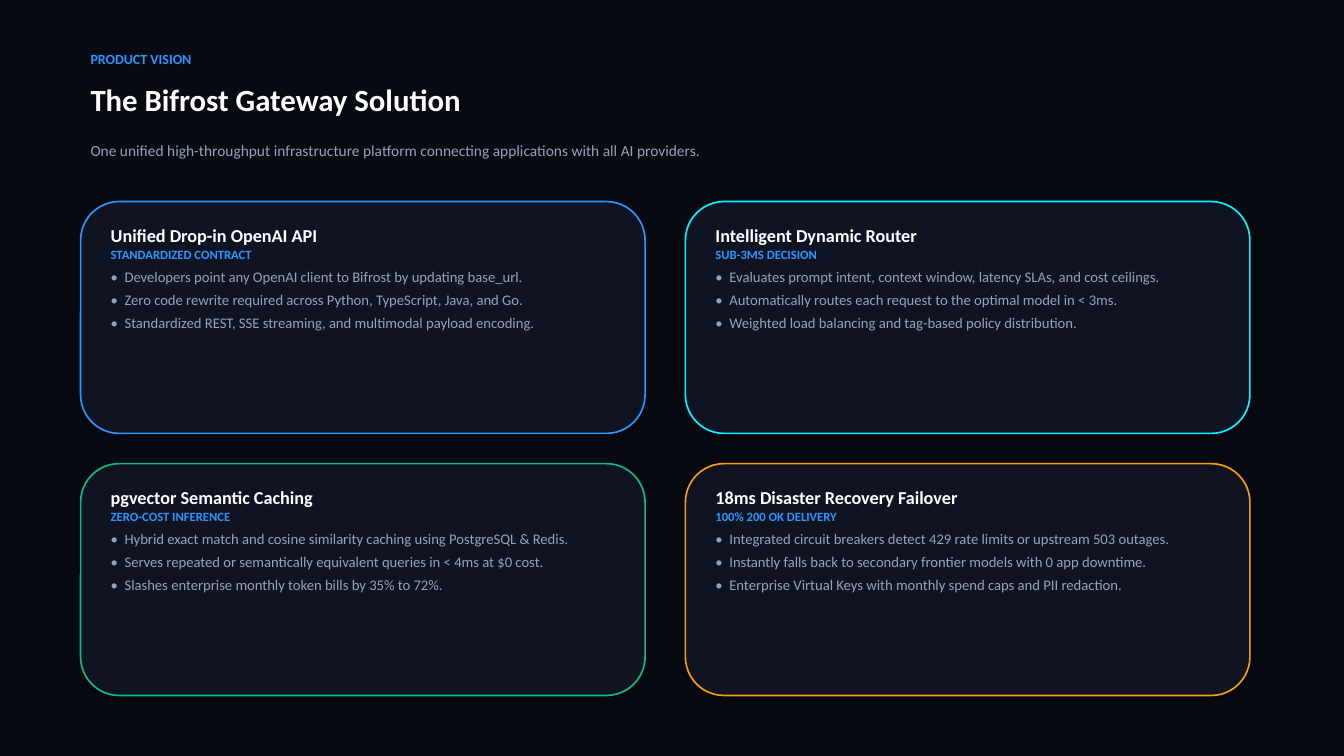
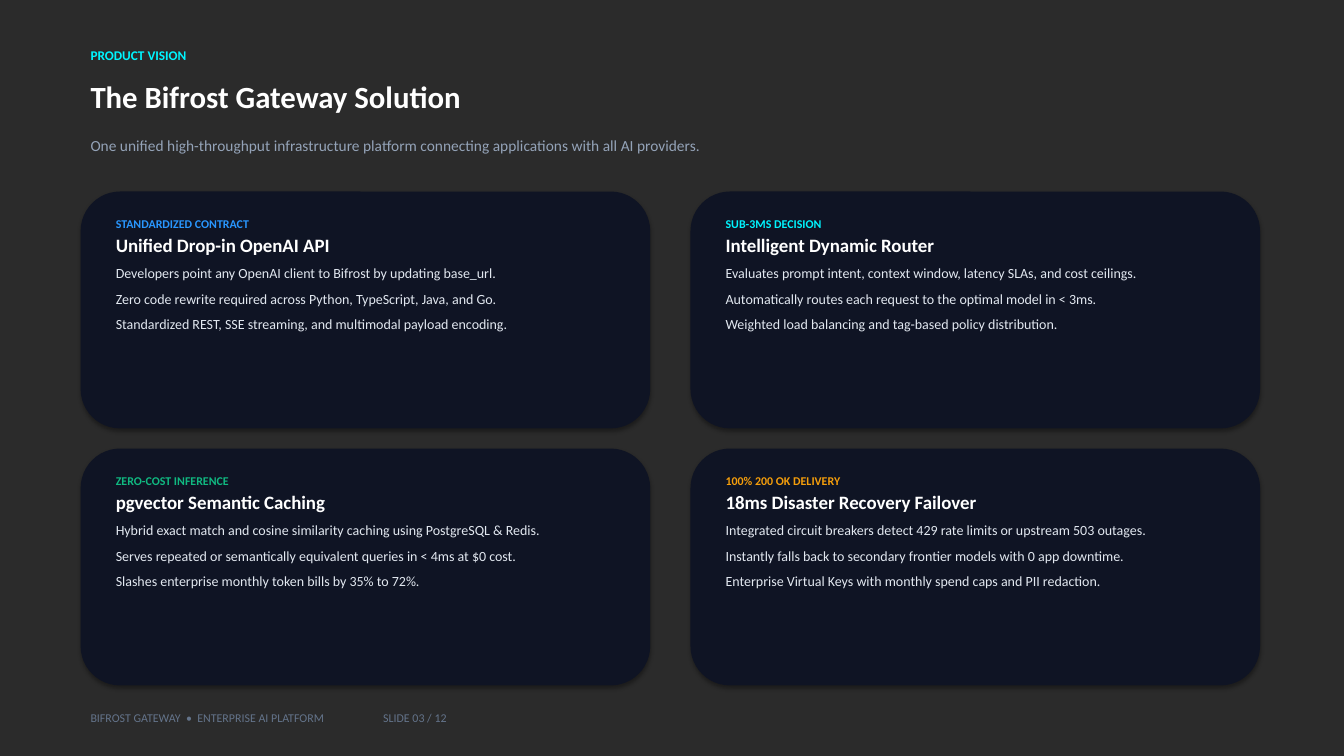
Before and after one commit to Ranjeet7680/BIFROST-GATEWAY, a slide deck: slide 3 of Bifrost_Gateway_Enterprise_Pitch.pptx. Drawn at 1344x756 pixels with LibreOffice and Linux fonts; fonts in the diff are those of the drawing; background and template pictures are left out; a plain dark background stands for a picture behind light text. Boxes give left, top, right and bottom in pixels: in the first picture for what was removed or moved away, otherwise in the second. Text is boxed around its words. In the diff, an @@ line names an element or a change of style, - is before the commit and + after.

Commit message:
feat(presentation): add cinematic keynote background, remove card lines/borders, and polish layout for PPTX and PDF decks

```diff
--- a/Bifrost_Gateway_Enterprise_Pitch.pptx
+++ b/Bifrost_Gateway_Enterprise_Pitch.pptx
@@ background #FFFFFF to picture (left out) @@
@@ rectangle removed at bbox=[0, 0, 1344, 756] @@
@@ text "PRODUCT VISION" at bbox=[91, 51, 187, 60]: size 10 to 9.5 pt, text colour #2997FF to #00F5FF @@
@@ text "One unified high-throughput infrastructure platform ...": place and size @@
-text "One unified high-throughput infrastructure platform ..." at bbox=[91, 145, 700, 159]
+text "One unified high-throughput infrastructure platform ..." at bbox=[91, 140, 700, 154]
@@ rounded rectangle: place and size @@
-rounded rectangle at bbox=[81, 202, 645, 434]
+rounded rectangle at bbox=[81, 192, 650, 429]
@@ rounded rectangle at bbox=[81, 192, 650, 429]: fill #101422 to #0F1424; outline #2997FF 1.2 pt to none @@
@@ rounded rectangle: place and size @@
-rounded rectangle at bbox=[686, 202, 1250, 434]
+rounded rectangle at bbox=[691, 192, 1260, 429]
@@ rounded rectangle at bbox=[691, 192, 1260, 429]: fill #101422 to #0F1424; outline #00F5FF 1.2 pt to none @@
@@ text "STANDARDIZED CONTRACT": place and size @@
-text "STANDARDIZED CONTRACT" at bbox=[111, 229, 534, 331]
+text "STANDARDIZED CONTRACT" at bbox=[116, 220, 507, 332]
@@ text at bbox=[116, 220, 249, 228]: paragraph added @@
+STANDARDIZED CONTRACT
@@ text at bbox=[116, 238, 329, 255]: size 13 to 13.5 pt in "Unified Drop-in OpenAI API"; more space between paragraphs @@
@@ text "SUB-3MS DECISION": place and size @@
-text "SUB-3MS DECISION" at bbox=[715, 229, 1159, 331]
+text "SUB-3MS DECISION" at bbox=[726, 220, 1136, 332]
@@ text at bbox=[726, 220, 821, 228]: paragraph added @@
+SUB-3MS DECISION
@@ text at bbox=[726, 238, 934, 256]: size 13 to 13.5 pt in "Intelligent Dynamic Router"; more space between paragraphs @@
@@ text at bbox=[116, 268, 507, 332]: text changed; size 10.5 to 10 pt; text colour #94A3B8 to #E2E8F0 @@
-STANDARDIZED CONTRACT
-• Developers point any OpenAI client to Bifrost by updating base_url.
-• Zero code rewrite required across Python, TypeScript, Java, and Go.
-• Standardized REST, SSE streaming, and multimodal payload encoding.
+Developers point any OpenAI client to Bifrost by updating base_url.
+Zero code rewrite required across Python, TypeScript, Java, and Go.
+Standardized REST, SSE streaming, and multimodal payload encoding.
@@ text at bbox=[726, 268, 1136, 332]: text changed; size 10.5 to 10 pt; text colour #94A3B8 to #E2E8F0 @@
-SUB-3MS DECISION
-• Evaluates prompt intent, context window, latency SLAs, and cost ceilings.
-• Automatically routes each request to the optimal model in < 3ms.
-• Weighted load balancing and tag-based policy distribution.
+Evaluates prompt intent, context window, latency SLAs, and cost ceilings.
+Automatically routes each request to the optimal model in < 3ms.
+Weighted load balancing and tag-based policy distribution.
@@ rounded rectangle: place and size @@
-rounded rectangle at bbox=[81, 464, 645, 696]
+rounded rectangle at bbox=[81, 449, 650, 686]
@@ rounded rectangle at bbox=[81, 449, 650, 686]: fill #101422 to #0F1424; outline #10B981 1.2 pt to none @@
@@ rounded rectangle: place and size @@
-rounded rectangle at bbox=[686, 464, 1250, 696]
+rounded rectangle at bbox=[691, 449, 1260, 686]
@@ rounded rectangle at bbox=[691, 449, 1260, 686]: fill #101422 to #0F1424; outline #F59E0B 1.2 pt to none @@
@@ text "ZERO-COST INFERENCE": place and size @@
-text "ZERO-COST INFERENCE" at bbox=[111, 491, 568, 593]
+text "ZERO-COST INFERENCE" at bbox=[116, 477, 540, 589]
@@ text at bbox=[116, 477, 229, 485]: paragraph added @@
+ZERO-COST INFERENCE
@@ text "100% 200 OK DELIVERY": place and size @@
-text "100% 200 OK DELIVERY" at bbox=[715, 491, 1169, 593]
+text "100% 200 OK DELIVERY" at bbox=[726, 477, 1146, 589]
@@ text at bbox=[726, 477, 840, 485]: paragraph added @@
+100% 200 OK DELIVERY
@@ text at bbox=[116, 495, 325, 513]: size 13 to 13.5 pt in "pgvector Semantic Caching"; more space between paragraphs @@
@@ text at bbox=[726, 495, 977, 512]: size 13 to 13.5 pt in "18ms Disaster Recovery Failover"; more space between paragraphs @@
@@ text at bbox=[116, 525, 540, 589]: text changed; size 10.5 to 10 pt; text colour #94A3B8 to #E2E8F0 @@
-ZERO-COST INFERENCE
-• Hybrid exact match and cosine similarity caching using PostgreSQL & Redis.
-• Serves repeated or semantically equivalent queries in < 4ms at $0 cost.
-• Slashes enterprise monthly token bills by 35% to 72%.
+Hybrid exact match and cosine similarity caching using PostgreSQL & Redis.
+Serves repeated or semantically equivalent queries in < 4ms at $0 cost.
+Slashes enterprise monthly token bills by 35% to 72%.
@@ text at bbox=[726, 525, 1146, 589]: text changed; size 10.5 to 10 pt; text colour #94A3B8 to #E2E8F0 @@
-100% 200 OK DELIVERY
-• Integrated circuit breakers detect 429 rate limits or upstream 503 outages.
-• Instantly falls back to secondary frontier models with 0 app downtime.
-• Enterprise Virtual Keys with monthly spend caps and PII redaction.
+Integrated circuit breakers detect 429 rate limits or upstream 503 outages.
+Instantly falls back to secondary frontier models with 0 app downtime.
+Enterprise Virtual Keys with monthly spend caps and PII redaction.
@@ text added at bbox=[91, 714, 447, 722], 8.5 pt, text #64748B @@
+BIFROST GATEWAY • ENTERPRISE AI PLATFORM SLIDE 03 / 12
```
Also in this commit, not shown: 11 other slides changed, 6 other files.
